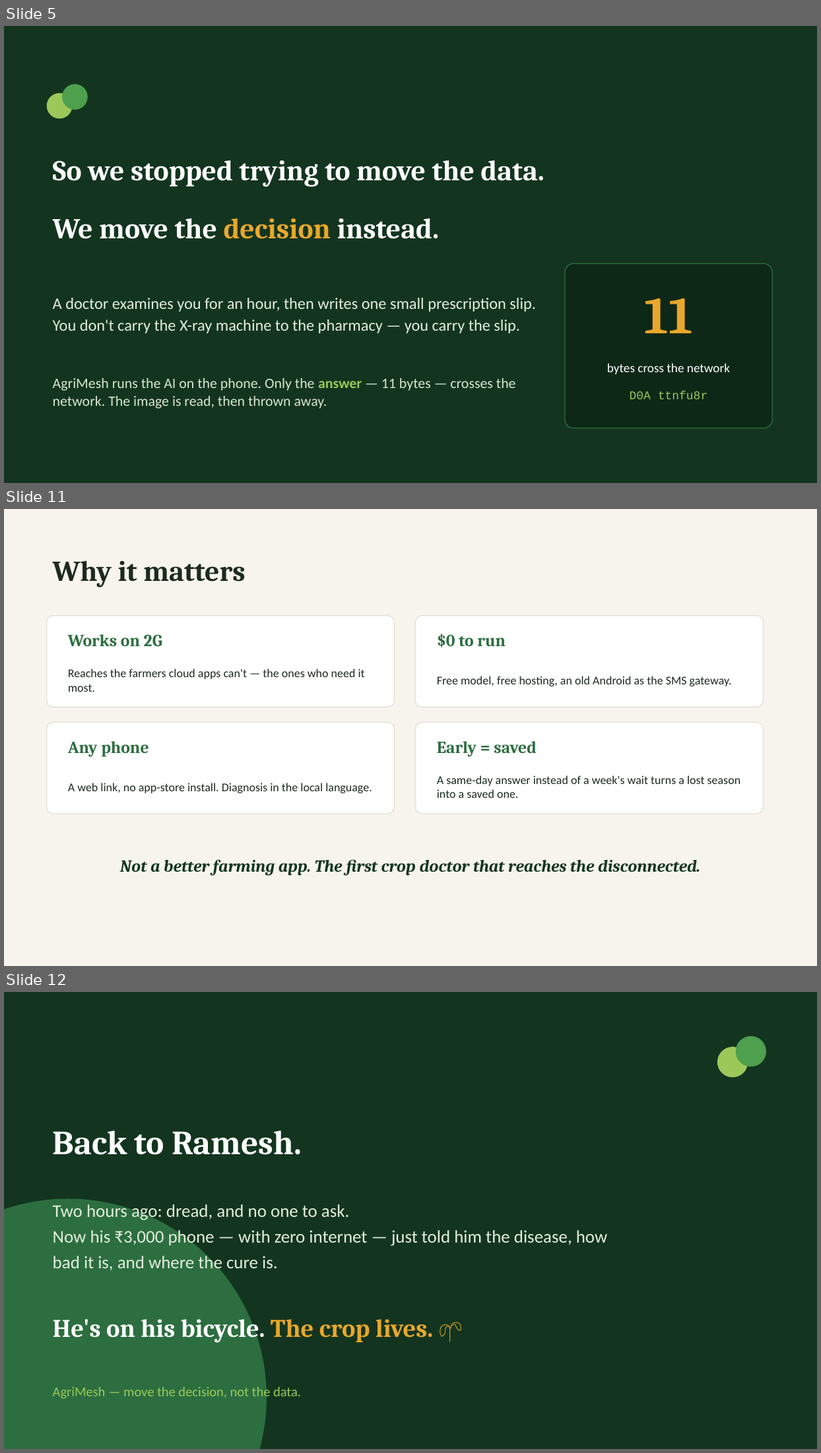
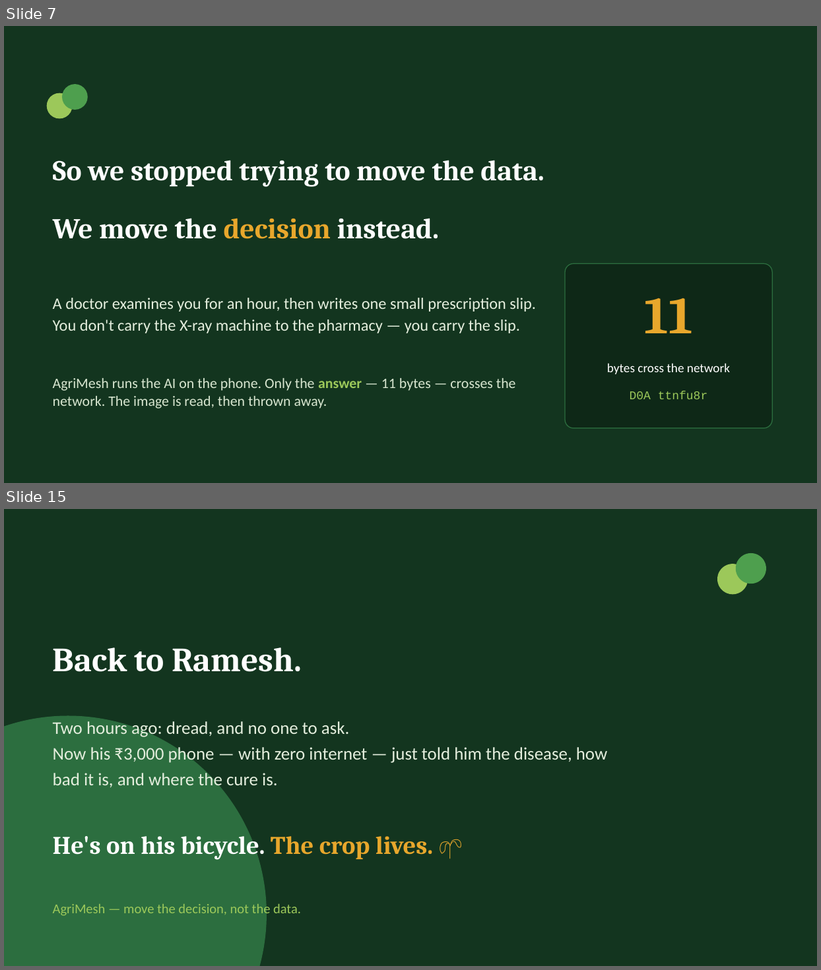
Before and after one commit to ag1170-pixel/AgriMesh, a slide deck: AgriMesh_Pitch.pptx. Shown one above the other, each under a label of ours: slides 5, 11 and 12 before the commit, slides 7 and 15 after it; the slides between them are not shown. The pictures are 821x1453 and 821x970 pixels, drawn with LibreOffice and Linux fonts; fonts in the diff are those of the drawing. Boxes give left, top, right and bottom in pixels: in the first picture for what was removed or moved away, otherwise in the second. Text is boxed around its words. In the diff, an @@ line names an element or a change of style, - is before the commit and + after.

```diff
--- a/AgriMesh_Pitch.pptx
+++ b/AgriMesh_Pitch.pptx
@@ slide 11 removed at bbox=[4, 509, 817, 966], background #F6F4EC @@
@@ text removed at bbox=[53, 560, 245, 588] @@
-Why it matters
@@ rounded rectangle removed at bbox=[47, 616, 395, 707] @@
@@ rounded rectangle removed at bbox=[416, 616, 764, 707] @@
@@ text removed at bbox=[68, 634, 162, 647] @@
-Works on 2G
@@ text removed at bbox=[437, 634, 506, 648] @@
-$0 to run
@@ text removed at bbox=[68, 669, 365, 692] @@
-Reaches the farmers cloud apps can't — the ones who need it most.
@@ text removed at bbox=[437, 676, 732, 687] @@
-Free model, free hosting, an old Android as the SMS gateway.
@@ rounded rectangle removed at bbox=[47, 722, 395, 814] @@
@@ rounded rectangle removed at bbox=[416, 722, 764, 814] @@
@@ text removed at bbox=[68, 741, 149, 757] @@
-Any phone
@@ text removed at bbox=[437, 741, 537, 757] @@
-Early = saved
@@ text removed at bbox=[68, 783, 372, 793] @@
-A web link, no app-store install. Diagnosis in the local language.
@@ text removed at bbox=[437, 776, 741, 798] @@
-A same-day answer instead of a week's wait turns a lost season into a saved one.
@@ text removed at bbox=[120, 859, 700, 876] @@
-Not a better farming app. The first crop doctor that reaches the disconnected.
@@ what was slide 5 is now slide 7 @@
@@ what was slide 12 is now slide 15 @@
```
Also in this commit, not shown: 8 slides changed, 4 slides added, 1 other file.
